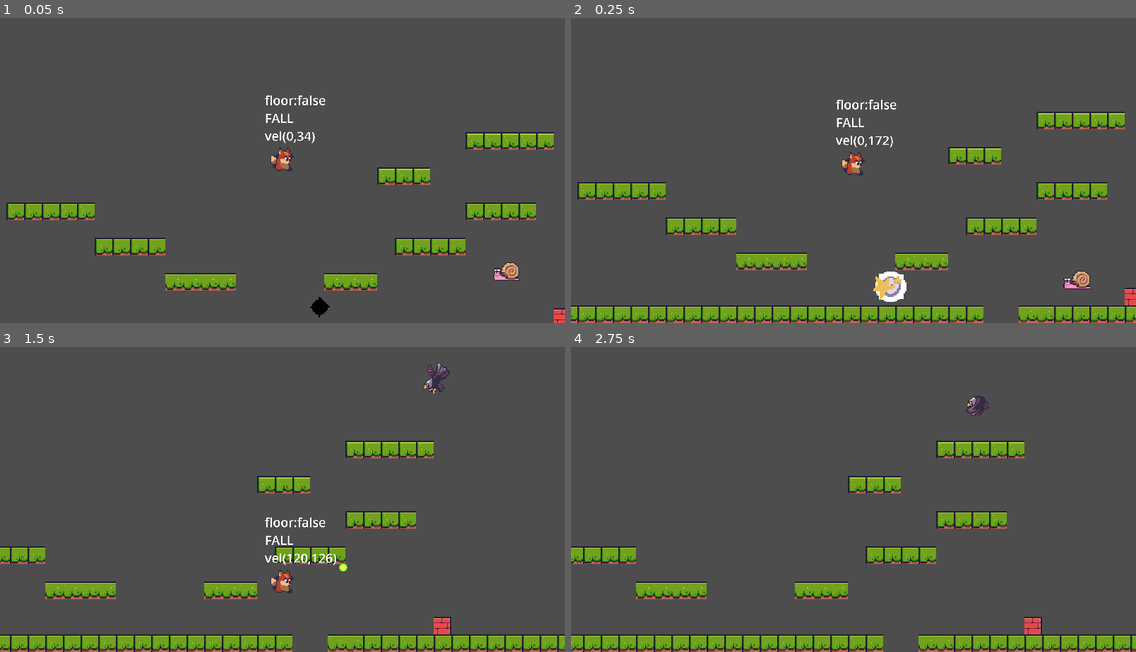
Above: before the commit, frames 1-4 (two rows, left to right).
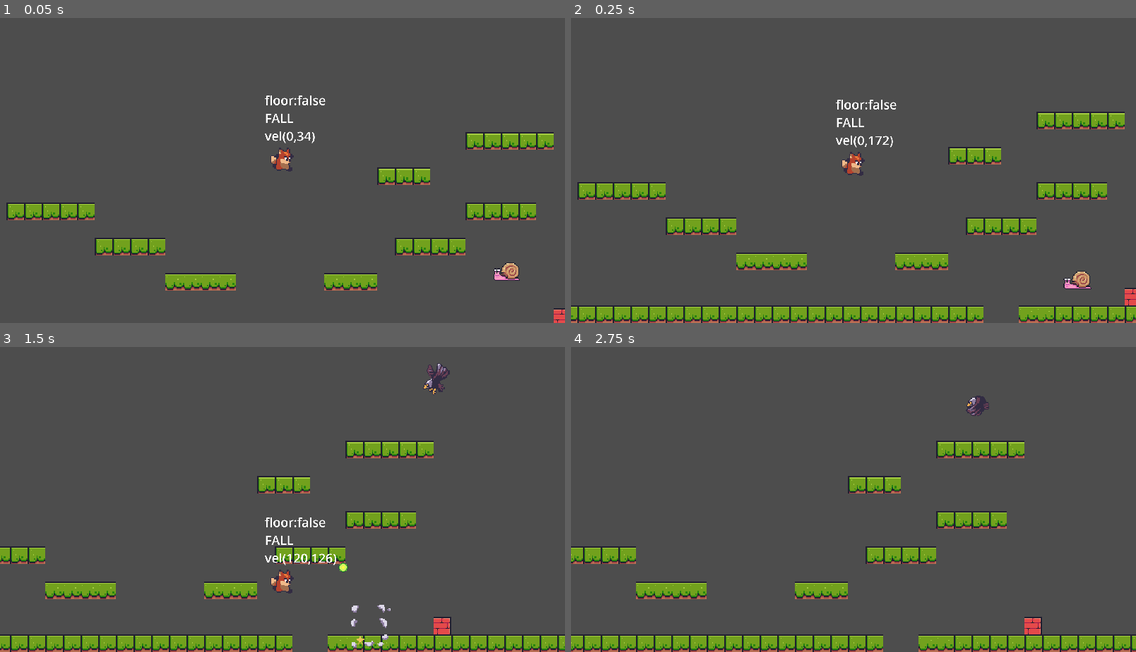
Above: after the commit, the same moments.

Repository: Babrakov/foxy-antics
Game: Godot game, scene res://scenes/level_base/level_base.tscn
Same seed, same stepped clock (60 frames per second), same inputs: the game is played once before the commit and once after it.
Inputs:
- Up to frame 1 (0.05 s): no input
- Up to frame 2 (0.25 s): no input
- Up to frame 3 (1.5 s): hold Right (right) from 0.53 s (still down); tap Space (shoot) at 0.6, 1.35 s; tap Alt (jump) at 0.77 s
- Up to frame 4 (2.75 s): tap Alt (jump) at 1.52 s; release Right (right) at 2.03 s; hold Left (left) from 2.03 s (still down); tap Space (shoot) at 2.1 s

The runs differ from the first frame. In frame 1, 0.1% of the frame differs, in the area x 54-59%, y 91-99%; in frame 2, 0.5%, in the area x 53-60%, y 83-94%; in frame 3, 0.2%; in frame 4, nothing differs.

Commit message:
Enemy Explosion

Diff:
--- a/constants/constants.gd
+++ b/constants/constants.gd
@@ -1,7 +1,7 @@
 class_name Constants
 
 enum ObjectType {
-	EXOLSION,
+	EXPLOSION,
 	PICKUP,
 	BULLET_PLAYER,
 	BULLET_ENEMY
--- a/scenes/enemy_base/enemy_base.gd
+++ b/scenes/enemy_base/enemy_base.gd
@@ -33,6 +33,10 @@
 	hide()
 
 	# pick up, sounds and explosion
+	SignalManager.on_create_object.emit(
+		global_position,
+		Constants.ObjectType.EXPLOSION
+	)
 
 	queue_free()
 
--- a/scenes/level_base/level_base.tscn
+++ b/scenes/level_base/level_base.tscn
@@ -7,7 +7,6 @@
 [ext_resource type="PackedScene" uid="uid://c2qt26b34s5e2" path="res://scenes/object_maker/object_maker.tscn" id="5_ijcc6"]
 [ext_resource type="PackedScene" uid="uid://bw5wbrq5gg2ng" path="res://scenes/enemies/frog.tscn" id="6_jamsc"]
 [ext_resource type="PackedScene" uid="uid://dplhqmo21pa0r" path="res://scenes/enemies/eagle.tscn" id="7_414nb"]
-[ext_resource type="PackedScene" uid="uid://dtxqlvwffsot5" path="res://scenes/explosion/explosion.tscn" id="8_y7y7t"]
 
 [sub_resource type="TileSetAtlasSource" id="TileSetAtlasSource_oavpr"]
 texture = ExtResource("1_6hlfd")
@@ -259,6 +258,3 @@
 
 [node name="Eagle" parent="Enemies" instance=ExtResource("7_414nb")]
 position = Vector2(384, -260)
-
-[node name="Explosion" parent="." instance=ExtResource("8_y7y7t")]
-position = Vector2(140, -34)
--- a/scenes/object_maker/object_maker.gd
+++ b/scenes/object_maker/object_maker.gd
@@ -1,6 +1,8 @@
 extends Node2D
 
 const OBJECT_SCENES: Dictionary = {
+	Constants.ObjectType.EXPLOSION:
+		preload("res://scenes/explosion/explosion.tscn"),
 	Constants.ObjectType.BULLET_PLAYER:
 		preload("res://scenes/bullet_base/bullet_player.tscn"),
 	Constants.ObjectType.BULLET_ENEMY:
@@ -10,6 +12,7 @@
 # Called when the node enters the scene tree for the first time.
 func _ready() -> void:
 	SignalManager.on_create_bullet.connect(on_create_bullet)
+	SignalManager.on_create_object.connect(on_create_object)
 
 func on_create_bullet(pos: Vector2, dir: Vector2, life_span: float,
 	speed: float, ob_type: Constants.ObjectType) -> void:
@@ -18,3 +21,10 @@
 	var nb: Bullet = OBJECT_SCENES[ob_type].instantiate()
 	nb.setup(pos,dir,speed,life_span)
 	call_deferred("add_child",nb )
+
+func on_create_object(pos: Vector2, ob_type: Constants.ObjectType) -> void:
+	if !OBJECT_SCENES.has(ob_type):
+		return
+	var n_obj = OBJECT_SCENES[ob_type].instantiate()
+	n_obj.position = pos
+	call_deferred("add_child",n_obj )
--- a/singletons/signal_manager.gd
+++ b/singletons/signal_manager.gd
@@ -7,3 +7,8 @@
 	speed: float,
 	ob_type: Constants.ObjectType
 )
+
+signal on_create_object(
+	pos: Vector2,
+	ob_type: Constants.ObjectType
+)
Not shown: 1 places in scenes/level_base/level_base.tscn that only renumber resources
